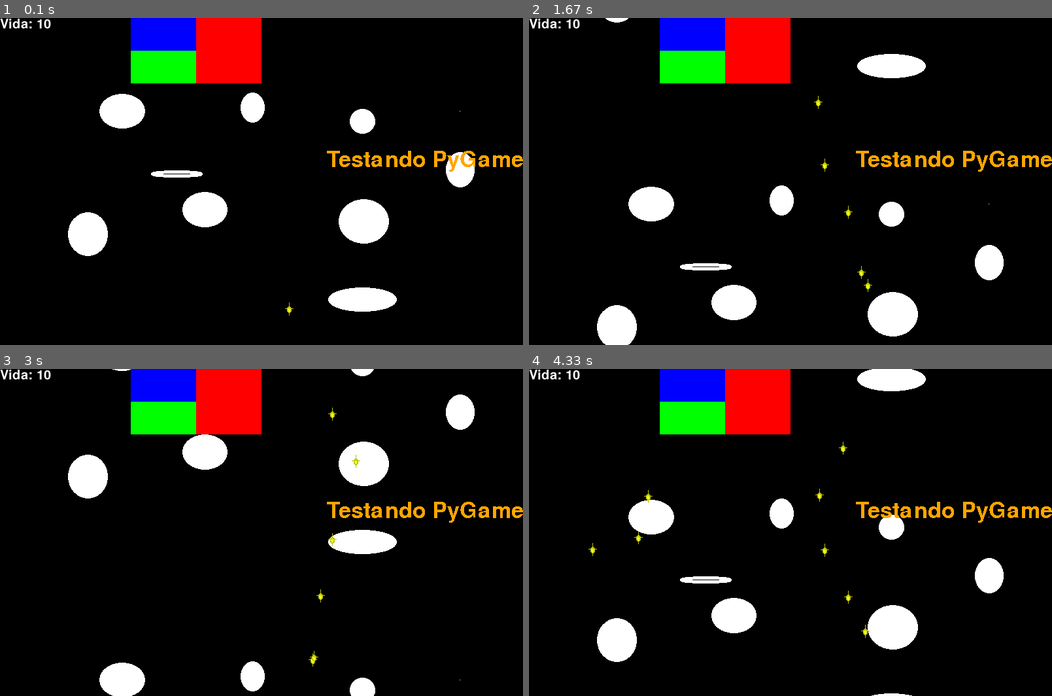
Above: before the commit, frames 1-4 (two rows, left to right).
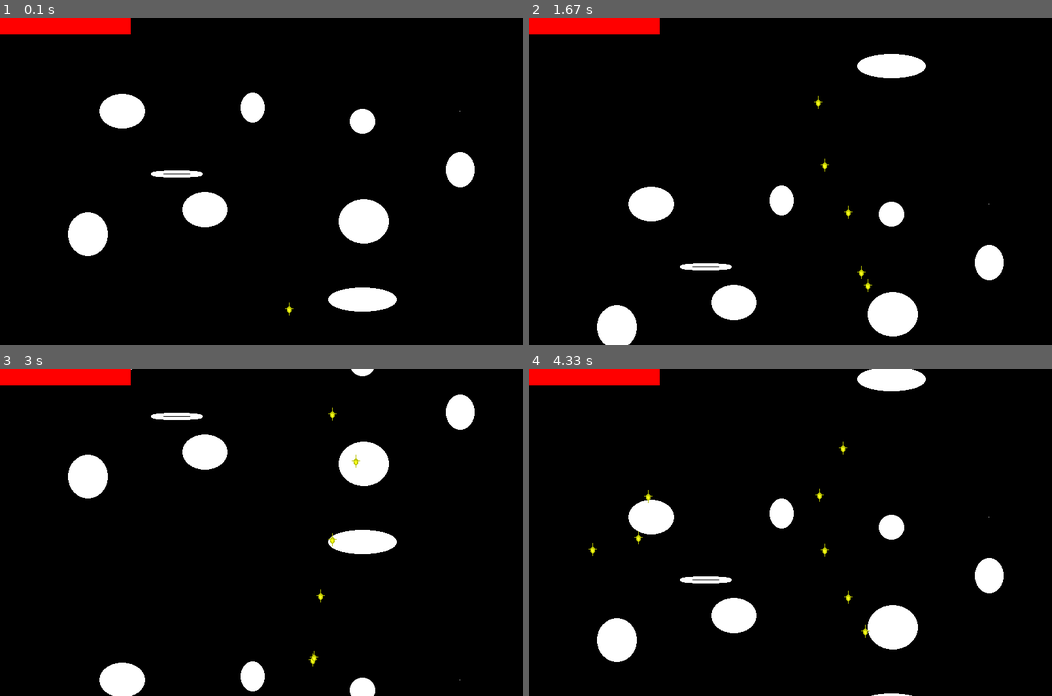
Above: after the commit, the same moments.

Repository: UNIVEM-BCC-BSI/Cosmos-Learning
Game: pygame game, started from tests/PyGame/pyGameFeatures.py
Same seed, same stepped clock (60 frames per second), same inputs: the game is played once before the commit and once after it.
Inputs:
- Up to frame 1 (0.1 s): no input
- Up to frame 2 (1.67 s): tap Space at 0.33, 0.73, 1.03, 1.23, 1.57 s; hold D 0.67-1.13 s; hold W 1.17-1.47 s; hold D from 1.5 s (still down)
- Up to frame 3 (3 s): tap Space at 1.87, 2.07, 2.37, 2.63, 2.97 s; release D at 1.97 s; hold A 2-2.53 s; hold S 2.57-2.87 s; hold A from 2.9 s (still down)
- Up to frame 4 (4.33 s): tap Space at 3.27, 3.4, 3.8, 4.1 s; release A at 3.3 s; hold W 3.33-3.7 s; hold D from 3.73 s (still down)

The runs differ from the first frame. In frame 1, 7.0% of the frame differs, in the area x 0-100%, y 0-47%; in frame 2, 7.0%; in frame 3, 7.0%; in frame 4, 7.0%.

Commit message:
Alguma coisa

Diff:
--- a/tests/PyGame/pyGameFeatures.py
+++ b/tests/PyGame/pyGameFeatures.py
@@ -34,6 +34,12 @@
         self.now = pygame.time.get_ticks()
         self.lastShoot = pygame.time.get_ticks()
         self.derrotado = False
+        self.vidaSurfaces = []
+        surfaceSize = 200 // vida
+        for i in range(self.vida):
+            addSurface = pygame.surface.Surface((surfaceSize,25))
+            addSurface.fill("red")
+            self.vidaSurfaces.append(addSurface)
 
     def checkContact(self, disparo):
         inicioHitboxX = self.x
@@ -80,9 +86,11 @@
             #Sistema para voltar para tela de inicio
 
     def updateVida(self):
-        textoVida = "Vida: " + str(self.vida)
-        textoVida = self.font.render(textoVida, True, "white")
-        self.tela.blit(textoVida, (0,0))
+        #textoVida = "Vida: " + str(self.vida)
+        #textoVida = self.font.render(textoVida, True, "white")
+        #self.tela.blit(textoVida, (0,0))
+        for i in range(self.vida):
+            self.tela.blit(self.vidaSurfaces[i], (self.vidaSurfaces[i].get_width()*i,0))
 
 class Enemy:
     def __init__(self, tela, vida, spawnPositionX, spawnPositionY, atirador, caminhoDisparo, cooldownDisparo,disparoSpeed, dano, speedX, speedLimitX, speedY, caminhoImagem, isMovingLeft):
@@ -224,15 +232,15 @@
 #pygame.display.set_mode((300,200))
 #Sobrescreve o display.set_mode anterior
 
-testSurface = pygame.Surface((200,100))
+#testSurface = pygame.Surface((200,100))
 #Gera uma Surface (Superficie) de width 200 e height 100
-testSurface.fill("red")
-
-blue = pygame.Surface((100,50))
-blue.fill("blue")
-
-green = pygame.Surface((100,50))
-green.fill("green")
+#testSurface.fill("red")
+
+#blue = pygame.Surface((100,50))
+#blue.fill("blue")
+
+#green = pygame.Surface((100,50))
+#green.fill("green")
 
 #Permite carregar uma imagem para mais tarde ser usada como Surface
 background = pygame.image.load("tests/PyGame/testBackground.png")
@@ -307,14 +315,14 @@
         scrollOffset = 0
 
 
-    screen.blit(testSurface, (200,0))
+    #screen.blit(testSurface, (200,0))
     #Posiciona o testSurface dentro da Screen
     #A cada frama atualiza a posição
 
-    testSurface.blit(blue, (0,0))
+    #testSurface.blit(blue, (0,0))
     #Se estiver fora do alcance do display usado não vai renderizar
 
-    screen.blit(green, (200,50))
+    #screen.blit(green, (200,50))
     #Perceba que pygame permite sobreposição
 
     #Perceber que fica desenhando em cima da imagem anterior enquanto move
@@ -322,7 +330,7 @@
     #A tupla esta passando a margem que o objeto deve ter em X e Y
     #Lembrando que o ponto X = 0 e Y = 0 no pygame é no canto superior esquerdo
 
-    screen.blit(textSurface,(500, 200))
+    #screen.blit(textSurface,(500, 200))
 
     jogador.update()
 
--- a/tests/PyGame/screenNavigation.py
+++ b/tests/PyGame/screenNavigation.py
@@ -32,9 +32,13 @@
     startButtonHeightOffset
 ]
 
-creditosNames = [font.render("Créditos", True, "blue"),
-                 font.render("B", True, "blue"),
-                 font.render("C", True, "blue")]
+creditosNames = [font.render("Créditos", True, "white"),
+                 font.render("Lucas Meirelles de Souza", True, "white"),
+                 font.render("Guilherme Ramos Vaz", True, "white"),
+                 font.render("Leandro Poletti de Oliveira", True, "white"),
+                 font.render("Luan Alexandre Mazzotti Girotto", True, "white"),
+                 font.render("Pedro Santilli de Souza", True, "white")
+                 ]
 creditOffsetX = 400
 creditsOffsetY = 100
 creditsMarginY = 50
